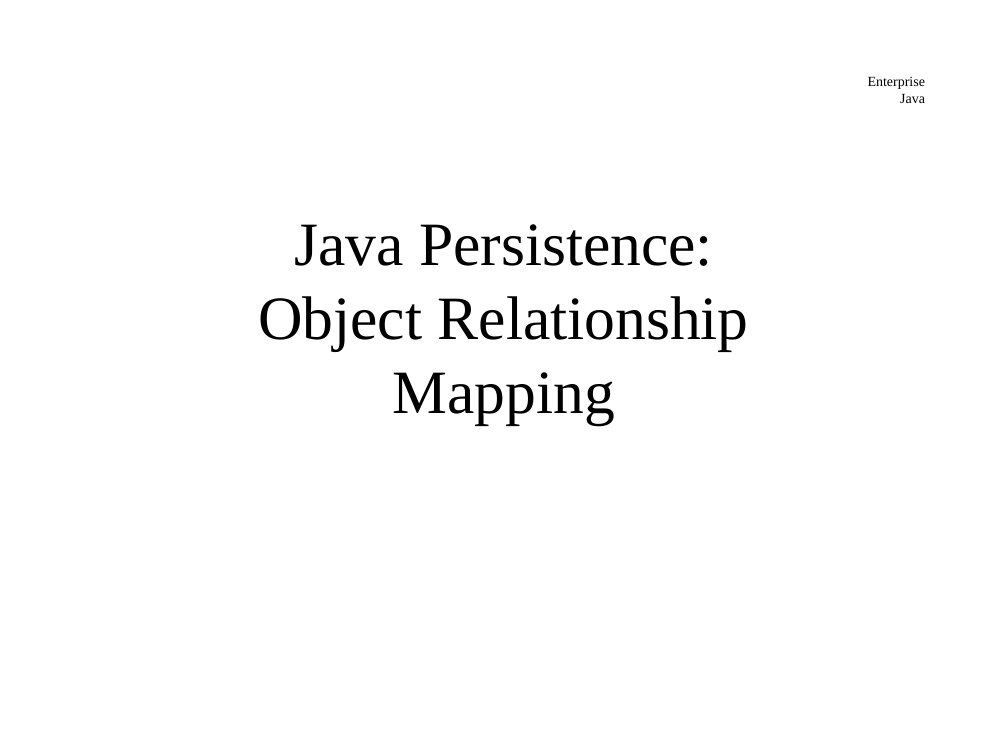
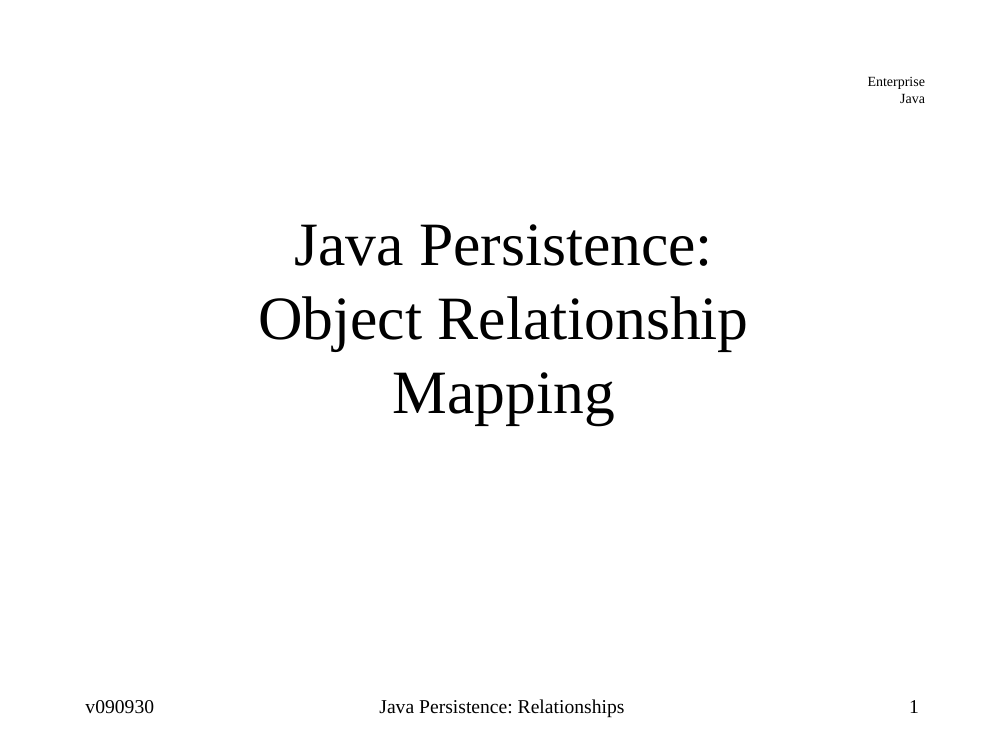
Before and after one commit to jcstaff/ejava-javaee, a slide deck: slide 1 of ormRelations/src/site/resources/lectures/ormRelations.ppt. Drawn at 1008x756 pixels with LibreOffice and Linux fonts; fonts in the diff are those of the drawing. Boxes give left, top, right and bottom in pixels: in the first picture for what was removed or moved away, otherwise in the second. Text is boxed around its words. In the diff, an @@ line names an element or a change of style, - is before the commit and + after.

```diff
--- a/ormRelations/src/site/resources/lectures/ormRelations.ppt
+++ b/ormRelations/src/site/resources/lectures/ormRelations.ppt
@@ text added at bbox=[85, 700, 154, 714], 14 pt, text #000000 @@
+v090930
@@ text added at bbox=[379, 699, 625, 718], 14 pt, text #000000 @@
+Java Persistence: Relationships
@@ page number added at bbox=[909, 700, 919, 713], 14 pt, text #000000 @@
+1
```
Also in this commit, not shown: 67 other slides changed.
